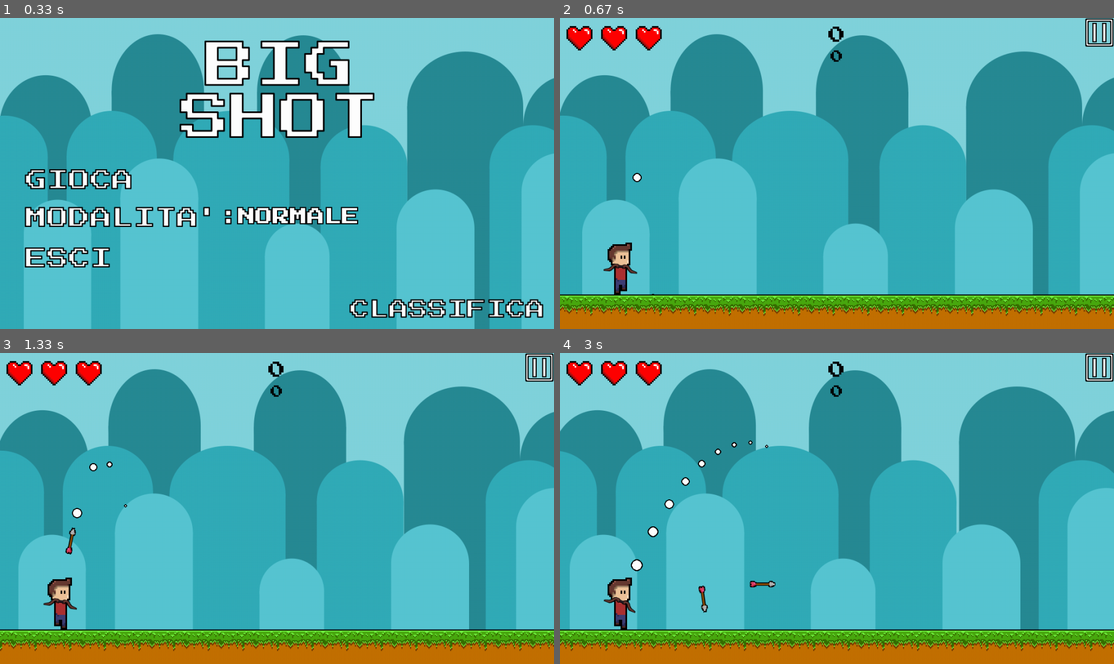
Above: before the commit, frames 1-4 (two rows, left to right).
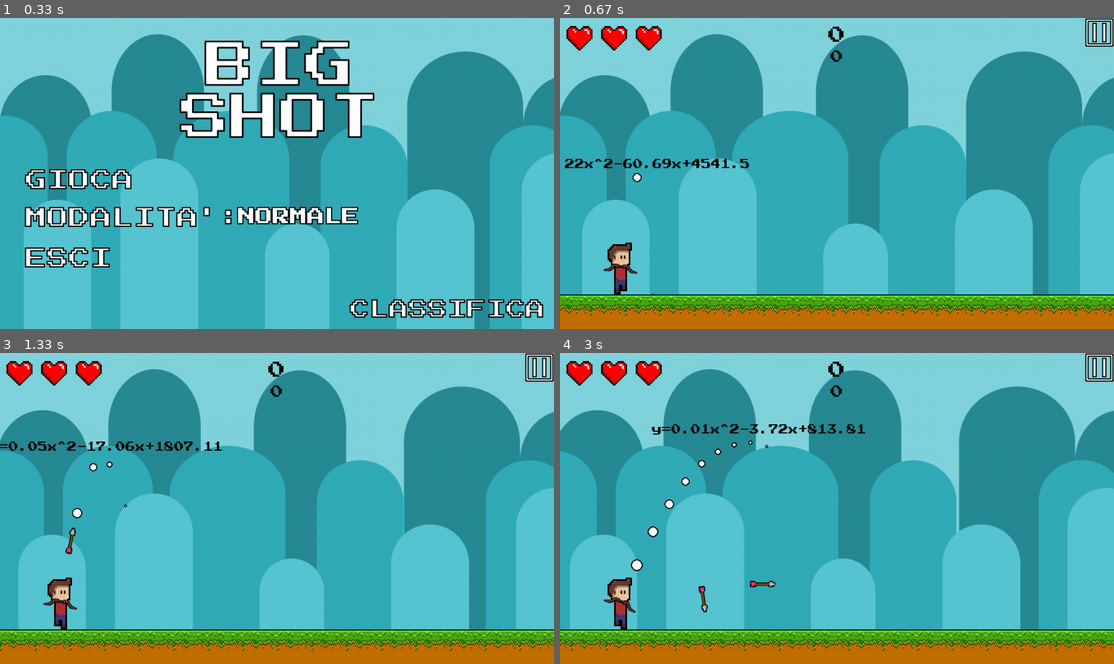
Above: after the commit, the same moments.

Repository: GabrieleFerrante/barraCatalanoFerranteRussoPy
Game: pygame game, started from main.py
Two runs of this game, one before a commit and one after it. Both use one fixed random seed, a clock stepped at 60 frames per second and the inputs below.
Inputs (mouse positions are in pixels of both pictures, inside the frame that each line leads up to):
- Up to frame 1 (0.33 s): no input
- Up to frame 2 (0.67 s): click (637, 179) at 0.38 s
- Up to frame 3 (1.33 s): click (282, 530) at 0.72 s; click (105, 461) at 1.05 s
- Up to frame 4 (3 s): click (1041, 617) at 1.38 s; click (848, 402) at 1.72 s; click (809, 589) at 2.05 s; click (820, 455) at 2.38 s; click (759, 443) at 2.72 s

Frame 1 is identical in both runs. In frame 2, 0.5% of the frame differs, in the area x 0-35%, y 45-49%; in frame 3, 0.5%, in the area x 0-41%, y 28-32%; in frame 4, 0.5%.

Commit message:
Versione 0.4.1

Diff:
--- a/coniche/parabola.py
+++ b/coniche/parabola.py
@@ -1,4 +1,3 @@
-from math import sqrt, pow
 import numpy as np
 from coniche.retta import Retta
 
@@ -74,6 +73,26 @@
             output.append((x, self.trovaY(x)))
         return output
 
+    def equazione(self):
+        a = f'{round(self.__a, 2)}x^2' if round(self.__a, 2) != 0 else ''
+        a = f'{a}' if self.__a != 1 else 'x^2'
+        if a == 'x^2' and self.__a < 0:
+            a = f'-{a}'
+
+        b = f'+{round(self.__b, 2)}x' if self.__b != 1 else 'x'
+        if self.__b < 0:
+            if b == 'x':
+                b = f'-{b}'
+            else:
+                b = b.replace('+', '')
+        b = f'{b}' if round(self.__b, 2) != 0 else ''
+
+        c = f'+{round(self.__c, 2)}' if self.__c != 0 else ''
+        if self.__c < 0:
+            c = c.replace('+', '')
+
+        return f'y={a}{b}{c}'
+
     def intersezione_retta(self, retta):  # WIP; Le formule dovrebbero essere corrette, ma i risultati non lo sono
         if type(retta) != Retta:
             raise Exception("L'input non è una retta")
@@ -85,8 +104,7 @@
 
 if __name__ == '__main__':
 
-    parabola = Parabola(0, 1, 0, 0)
-    retta = Retta(1, -0.8, (0, 1))
+    parabola = Parabola(0, 4, 2,-3)
 
-    print(retta.m, retta.q)
-    print(parabola.intersezione_retta(retta))
+    print(parabola.a, parabola.b, parabola.c)
+    print(parabola.equazione())
--- a/main.py
+++ b/main.py
@@ -38,6 +38,9 @@
             os.path.join(basefolder, 'assets', 'font.ttf'), 32)
         self.font24 = pygame.font.Font(
             os.path.join(basefolder, 'assets', 'font.ttf'), 24)
+        self.font18 = pygame.font.Font(
+            os.path.join(basefolder, 'assets', 'font.ttf'), 18)
+
 
         # Inizializza il giocatore
         self.player = Player(64, self.HEIGHT - (64 + 96), os.path.join(
@@ -79,7 +82,7 @@
             self.previous_fire_ticks = ticks
 
 
-    def draw_all(self, trajectory):
+    def draw_all(self, trajectory, mouse_pos, equation = ''):
         '''Disegna tutti gli elementi di gioco
 
         trajectory: La traiettoria parabolica
@@ -108,6 +111,10 @@
         self.ground.draw(self.screen)
         self.draw_bow(trajectory)
 
+        equation_label = self.font18.render(equation, False, (0, 0, 0))
+        equation_rect = equation_label.get_rect()
+        equation_rect.center = (mouse_pos.x, mouse_pos.y - 28)
+        self.screen.blit(equation_label, equation_rect)
 
     def draw_bow(self, trajectory):
         '''Disegna l'arco propriamente ruotato
@@ -171,7 +178,7 @@
         )
         trajectory = [pygame.Vector2(i[0], int(i[1])) for i in trajectory_parabola.punti(
             self.player.rect.centerx, mouse_pos.x * 2)]
-        return trajectory
+        return trajectory, trajectory_parabola.equazione()
 
     def cycle_difficulty(self):
         '''Cambia la difficoltà'''
@@ -266,7 +273,7 @@
 
             self.sky.update(self.state)
 
-            trajectory = self.calculate_trajectory(mouse_pos)
+            trajectory, equation = self.calculate_trajectory(mouse_pos)
 
 
             # Gestione dei bersagli
@@ -291,7 +298,7 @@
                 i.update(self.player)
 
             self.input(current_ticks, trajectory, mouse_pos)
-            self.draw_all(trajectory)
+            self.draw_all(trajectory, mouse_pos, equation)
             self.hud()
 
             # Debug mode
Binary file changed: diagramma-gioco.png
Not shown, changed: CHANGELOG.md
